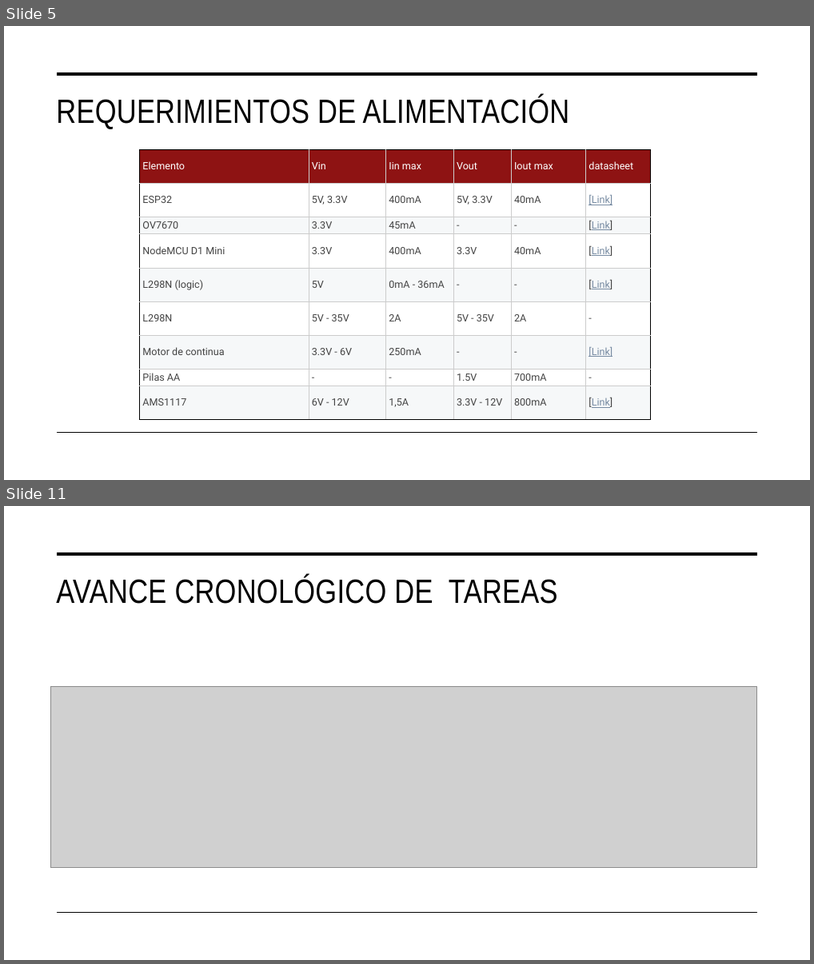
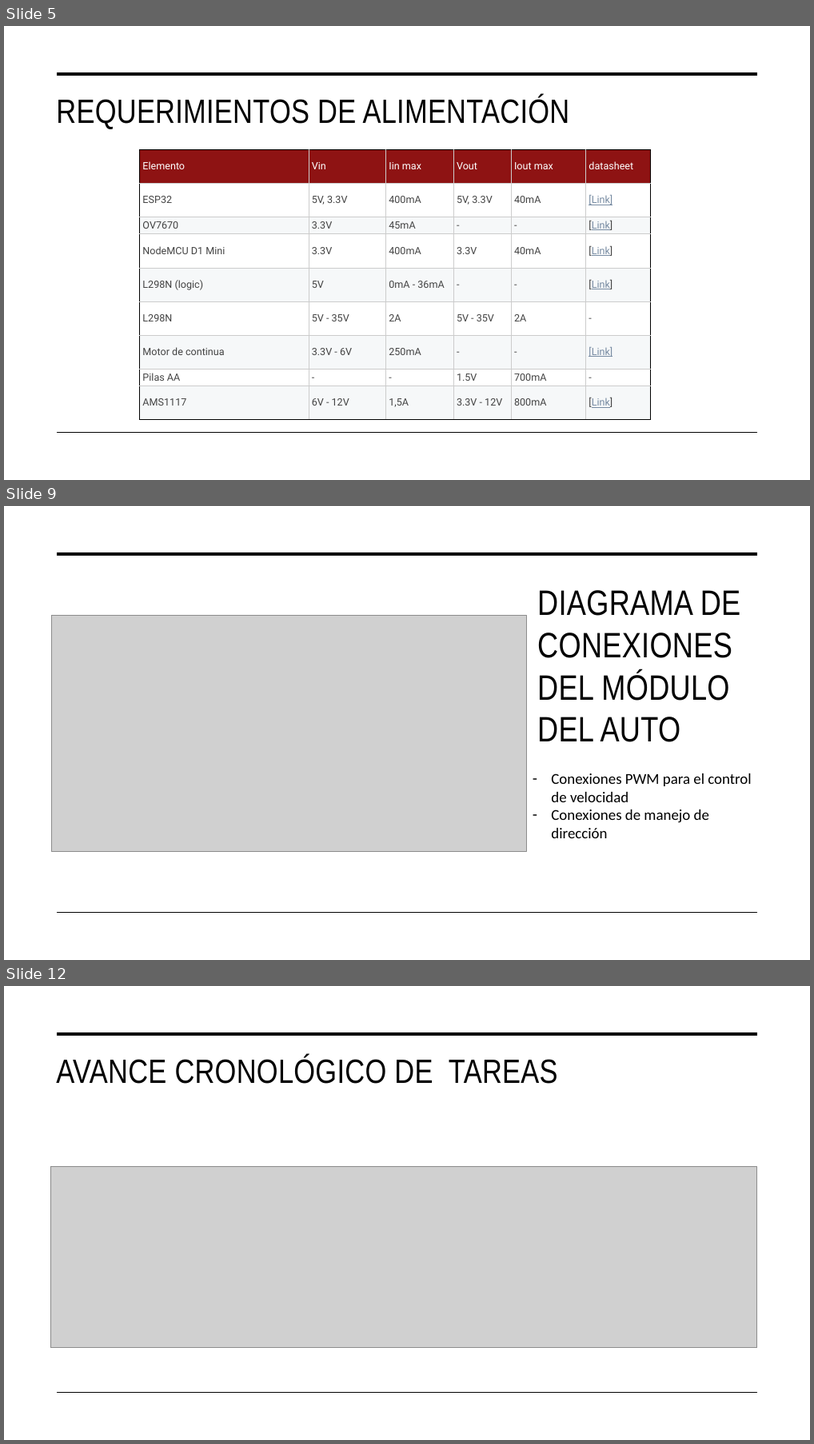
Before and after one commit to joacochanquia/ArchivoFacu, a slide deck: 10moSemestre/TdP2/E1-PlanProyecto/A4 Plan de Proyecto.pptx. Shown one above the other, each under a label of ours: slides 5 and 11 before the commit, slides 5, 9 and 12 after it; the slides between them are not shown. The pictures are 814x964 and 814x1444 pixels, drawn with LibreOffice and Linux fonts; fonts in the diff are those of the drawing; grey boxes stand for pictures. Boxes give left, top, right and bottom in pixels: in the first picture for what was removed or moved away, otherwise in the second. Text is boxed around its words. In the diff, an @@ line names an element or a change of style, - is before the commit and + after.

```diff
--- a/10moSemestre/TdP2/E1-PlanProyecto/A4 Plan de Proyecto.pptx
+++ b/10moSemestre/TdP2/E1-PlanProyecto/A4 Plan de Proyecto.pptx
@@ slide 9 added at [4,506,810,960], background #FFFFFF @@
@@ line added from (58, 554) to (758, 554), #000000 3.5 pt @@
@@ title added at [538,590,741,742], 42 pt, text #000000 @@
+DIAGRAMA DE CONEXIONES DEL MÓDULO DEL AUTO
@@ picture added at [52,615,526,851] @@
@@ text added at [551,773,751,838], 18 pt, text #000000 @@
+– Conexiones PWM para el control de velocidad
+– Conexiones de manejo de dirección
@@ line added from (58, 912) to (758, 912), #000000 1 pt @@
@@ what was slide 11 is now slide 12 @@
```
Also in this commit, not shown: 2 slides changed, 4 other slides added, 4 slides removed, 13 other files.
